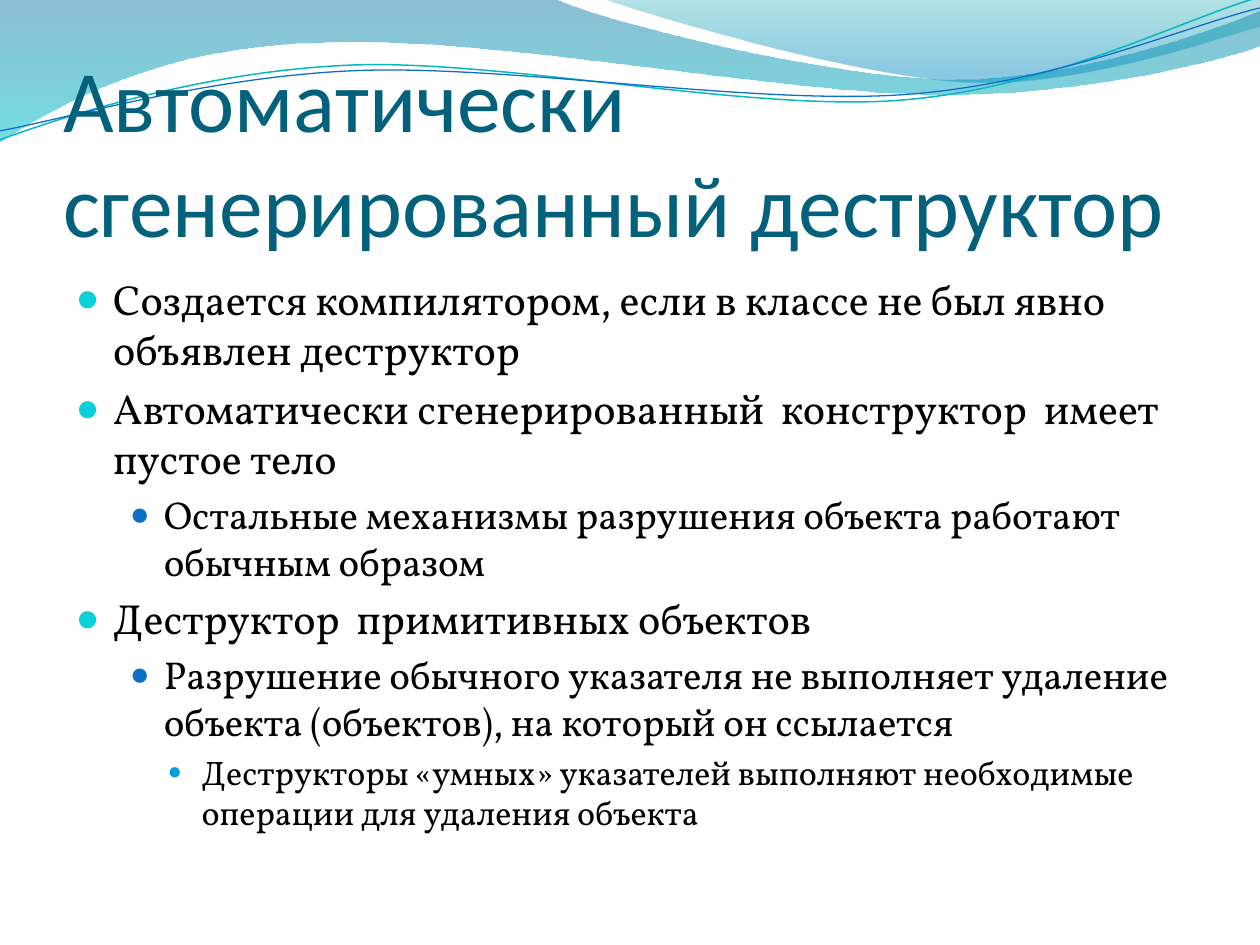
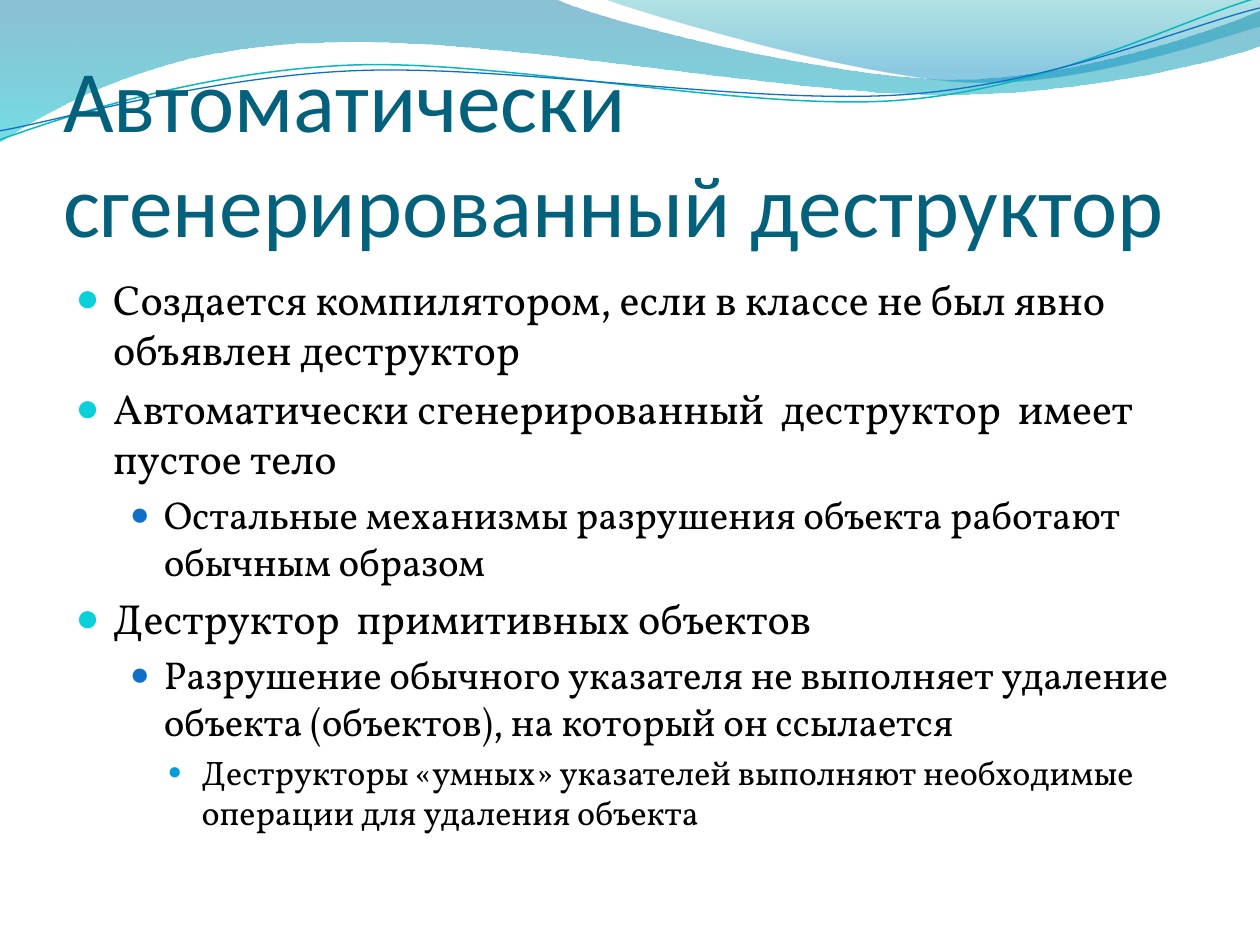
Before and after one commit to alexey-malov/oop, a slide deck: slide 65 of lectures/02/Основы ООП.pptx (slide 56 before the commit). Drawn at 1260x945 pixels with LibreOffice and Linux fonts; fonts in the diff are those of the drawing; background and template pictures are left out. Boxes give left, top, right and bottom in pixels: in the first picture for what was removed or moved away, otherwise in the second. Text is boxed around its words. In the diff, an @@ line names an element or a change of style, - is before the commit and + after.

```diff
--- a/lectures/02/Основы ООП.pptx
+++ b/lectures/02/Основы ООП.pptx
@@ text at <box>113,395,1133,485</box>: text changed @@
-● Автоматически сгенерированный конструктор имеет пустое тело
+● Автоматически сгенерированный деструктор имеет пустое тело
```
Also in this commit, not shown: 3 other slides changed, 9 slides added.
